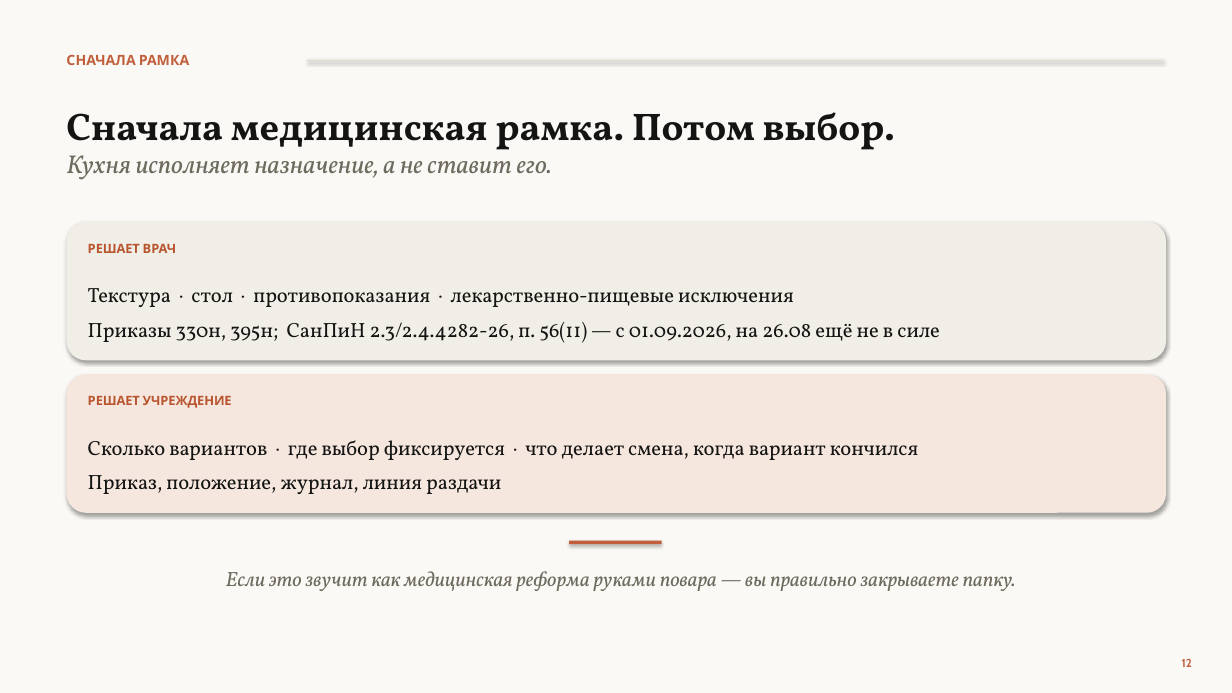
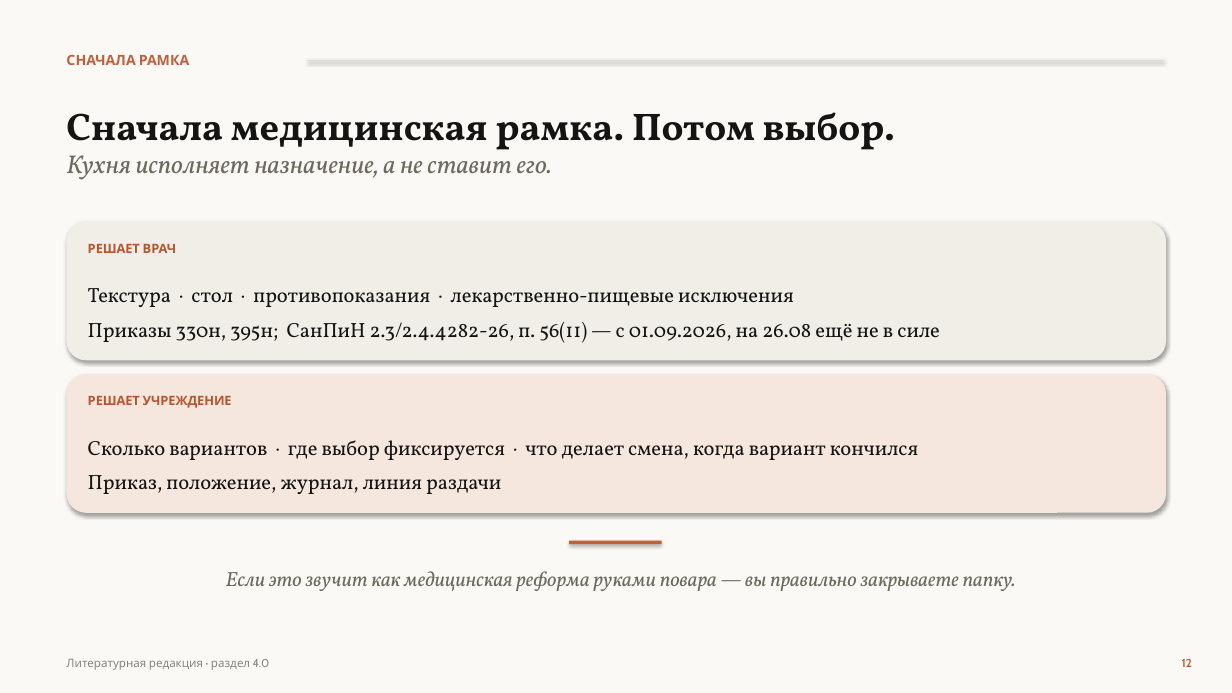
Before and after one commit to qlolp/seminar-variable-food-2026, a slide deck: slide 12 of 02_презентация/Презентация_v6_Не_просто_накормить.pptx. Drawn at 1232x693 pixels with LibreOffice and Linux fonts; fonts in the diff are those of the drawing. Boxes give left, top, right and bottom in pixels: in the first picture for what was removed or moved away, otherwise in the second. Text is boxed around its words. In the diff, an @@ line names an element or a change of style, - is before the commit and + after.

```diff
--- a/02_презентация/Презентация_v6_Не_просто_накормить.pptx
+++ b/02_презентация/Презентация_v6_Не_просто_накормить.pptx
@@ text added at bbox=[66, 659, 270, 670], 9 pt, text #87867F @@
+Литературная редакция · раздел 4.0
```
Also in this commit, not shown: 14 other slides changed, 2 slides added, 2 slides removed, 2 other files.
